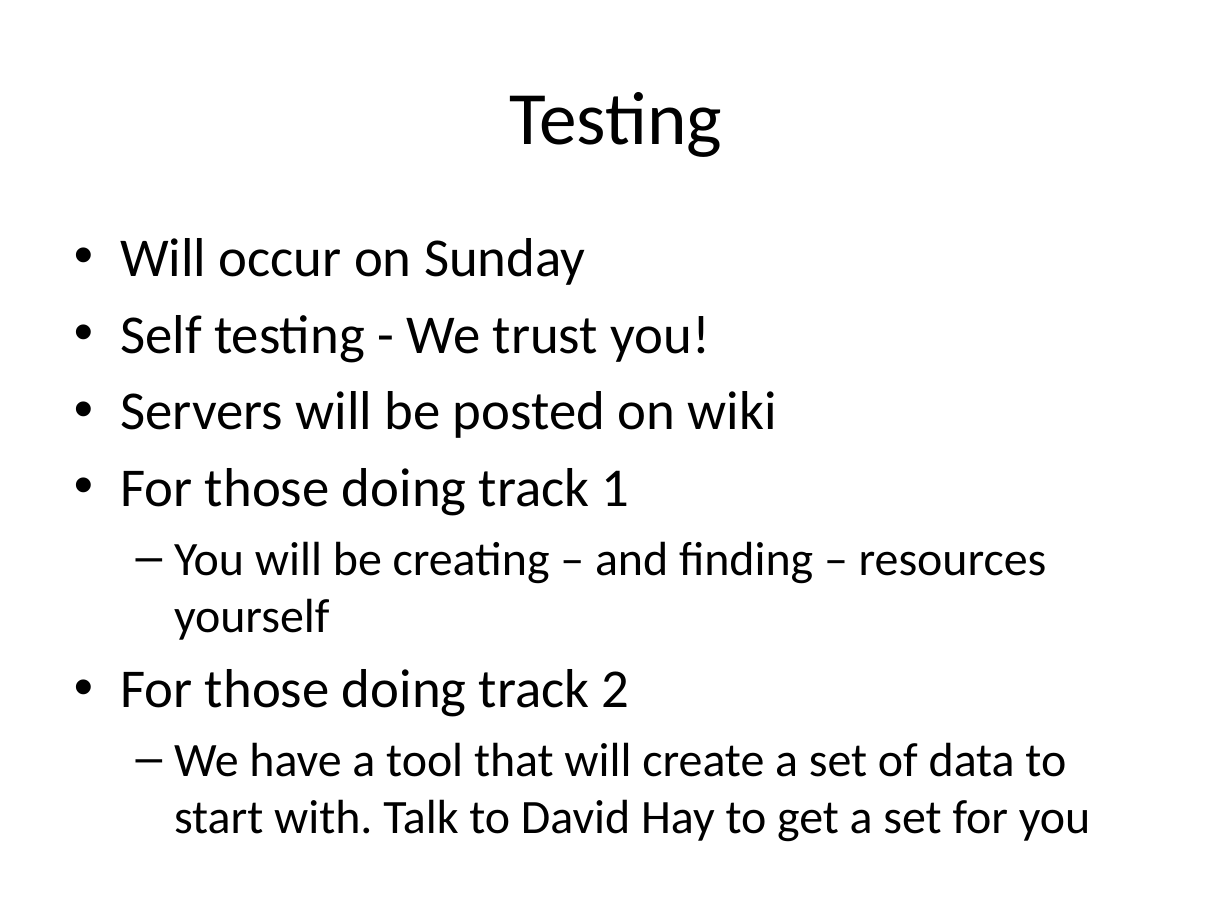
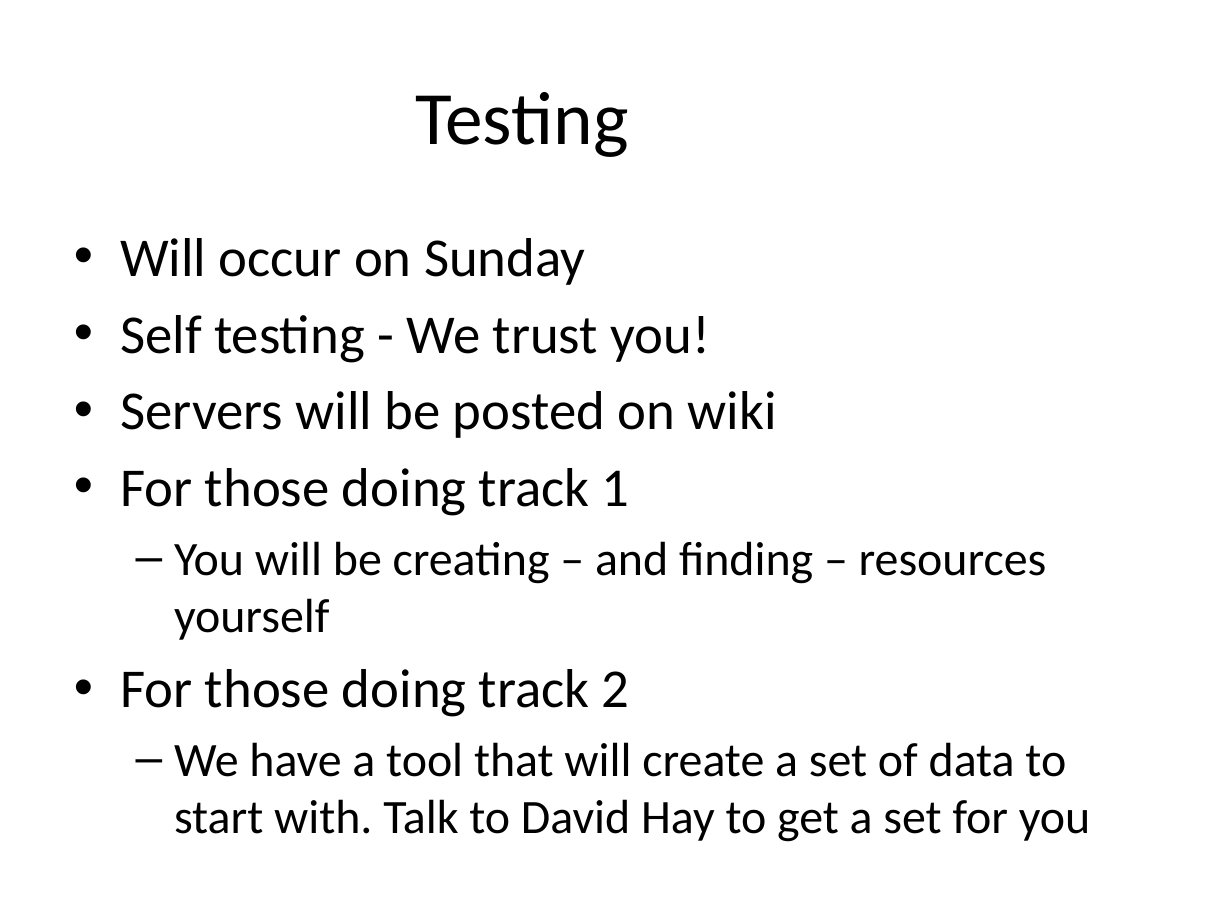
Before and after one commit to vista-novo/fhir, a slide deck: slide 6 of connectathons/Boston2013/Introduction.pptx (slide 5 before the commit). Drawn at 1232x924 pixels with LibreOffice and Linux fonts; fonts in the diff are those of the drawing; background and template pictures are left out. Boxes give left, top, right and bottom in pixels: in the first picture for what was removed or moved away, otherwise in the second. Text is boxed around its words. In the diff, an @@ line names an element or a change of style, - is before the commit and + after.

```diff
--- a/connectathons/Boston2013/Introduction.pptx
+++ b/connectathons/Boston2013/Introduction.pptx
@@ title "Testing": place and size @@
-title "Testing" at box(509, 92, 722, 157)
+title "Testing" at box(416, 92, 629, 157)
```
Also in this commit, not shown: 5 other slides changed, 2 slides added.
